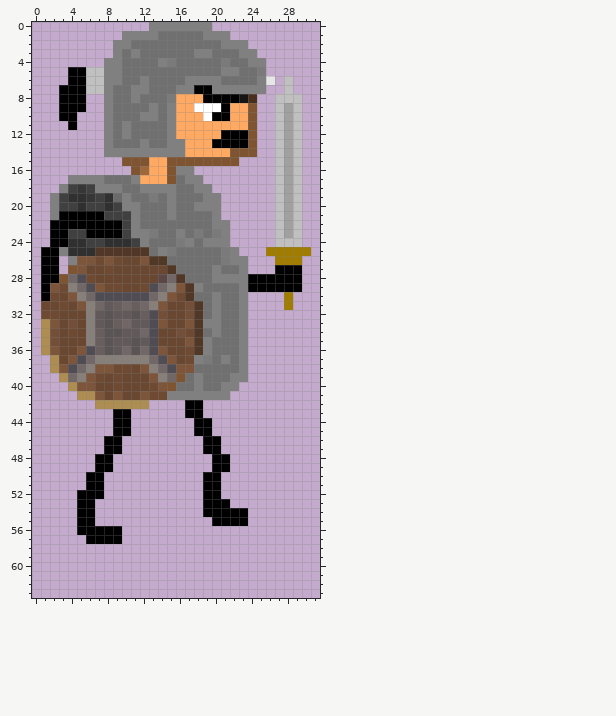
One commit to this pixel-art sprite: project/android/assets/units/soldierplussWalk.png. Above is the file before it was changed.
The file is 32x64 pixels. Colours within 5 levels of each other are drawn and written as one.
Once edited:
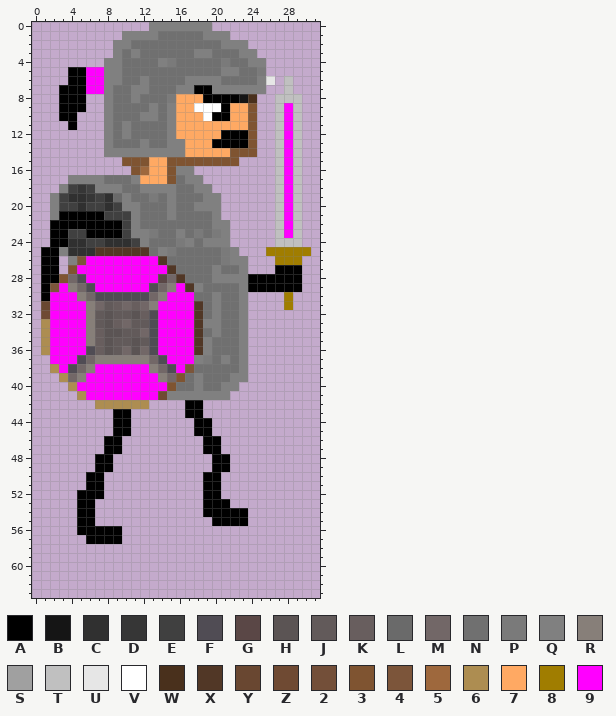
Palette (. is transparent): A #000000  B #151515  C #303030  D #363636  E #404040  F #504c54  G #5a4746  H #5b5454  J #625a5a  K #685e5e  L #6a6a6a  M #726767  N #707070  P #7a7a7a  Q #808080  R #877f79  S #a0a0a0  T #c0c0c0  U #e6e6e6  V #ffffff  W #49301c  X #513726  Y #694731  Z #6f4a33  2 #734f39  3 #7f5431  4 #7c553a  5 #9e683d  6 #ad8d51  7 #ffa963  8 #a07d00  9 #ff00ff
The edit:
Colour 2 becomes colour 9 in row 31 at x 17; in row 32 at x 14 and 17; in row 33 at x 4; in row 34 at x 2 and 16; in row 35 at x 2.
Colour 4 becomes colour 9 in row 26 at x 6, 8 and 12; in row 27 at x 5; in row 29 at x 7 and 16; in row 30 at x 4 and 15; in row 31 at x 5 and 14; in row 33 at x 2, 14 and 17.
Colour 4 becomes colour 9 in row 35 at x 17; in row 36 at x 2, 5 and 14; in row 37 at x 4 and 15; in row 38 at x 3, 7 to 8, 12 and 16; in row 39 at x 6 and 13; in row 40 at x 5 to 6 and 14.
Colour 4 becomes colour 9 in row 41 at x 7, 9 and 12.
Colour 6 becomes colour 9 in row 37 at x 2; in row 41 at x 6.
Colour S becomes colour 9 in rows 9 to 23 at x 28.
Colour T becomes colour 9 in rows 5 to 7 at x 6 to 7.
Colour X becomes colour 9 in row 26 at x 13; in row 30 at x 17.
Colour Y becomes colour 9 in row 26 at x 10 to 11; in row 27 at x 6 to 7 and 9 to 14; in row 28 at x 7 to 13; in row 29 at x 10 to 11; in row 30 at x 3; in row 31 at x 2, 4 and 15 to 16.
Colour Y becomes colour 9 in row 32 at x 3 to 5 and 15 to 16; in row 33 at x 3, 5 and 15 to 16; in row 34 at x 3, 5 and 14 to 15; in row 35 at x 3 to 5 and 14 to 16; in row 36 at x 3 to 4 and 15 to 16; in row 37 at x 3 and 16.
Colour Y becomes colour 9 in row 38 at x 11; in row 39 at x 8 and 10 to 12; in row 40 at x 7 to 8 and 10 to 12; in row 41 at x 8 and 10 to 11.
Colour Z becomes colour 9 in row 26 at x 7 and 9; in row 27 at x 8; in row 28 at x 6; in row 29 at x 3, 8 to 9 and 12; in row 30 at x 2 and 16; in row 31 at x 3.
Colour Z becomes colour 9 in row 32 at x 2; in row 34 at x 4 and 17; in rows 36 to 37 at x 17; in row 38 at x 9 to 10; in row 39 at x 7 and 9; in row 40 at x 9 and 13.
Colour Z becomes colour 9 in row 41 at x 13.
